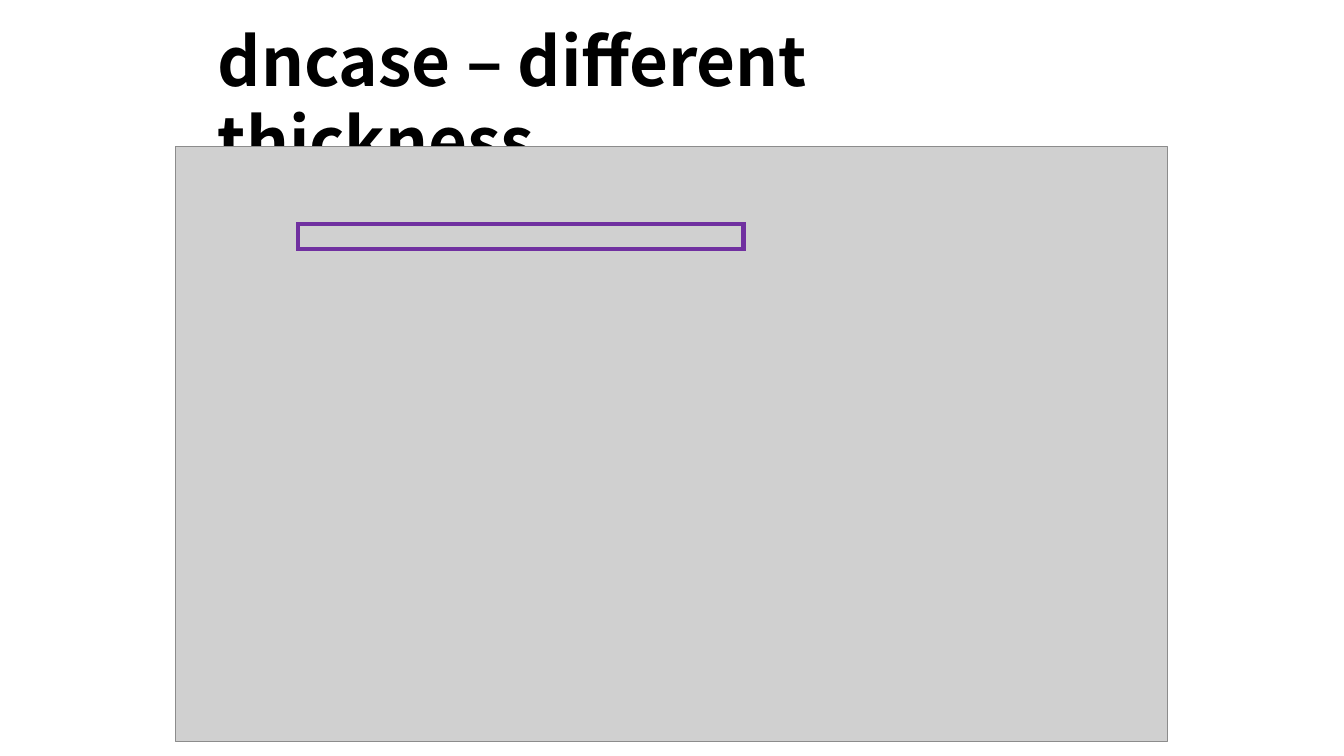
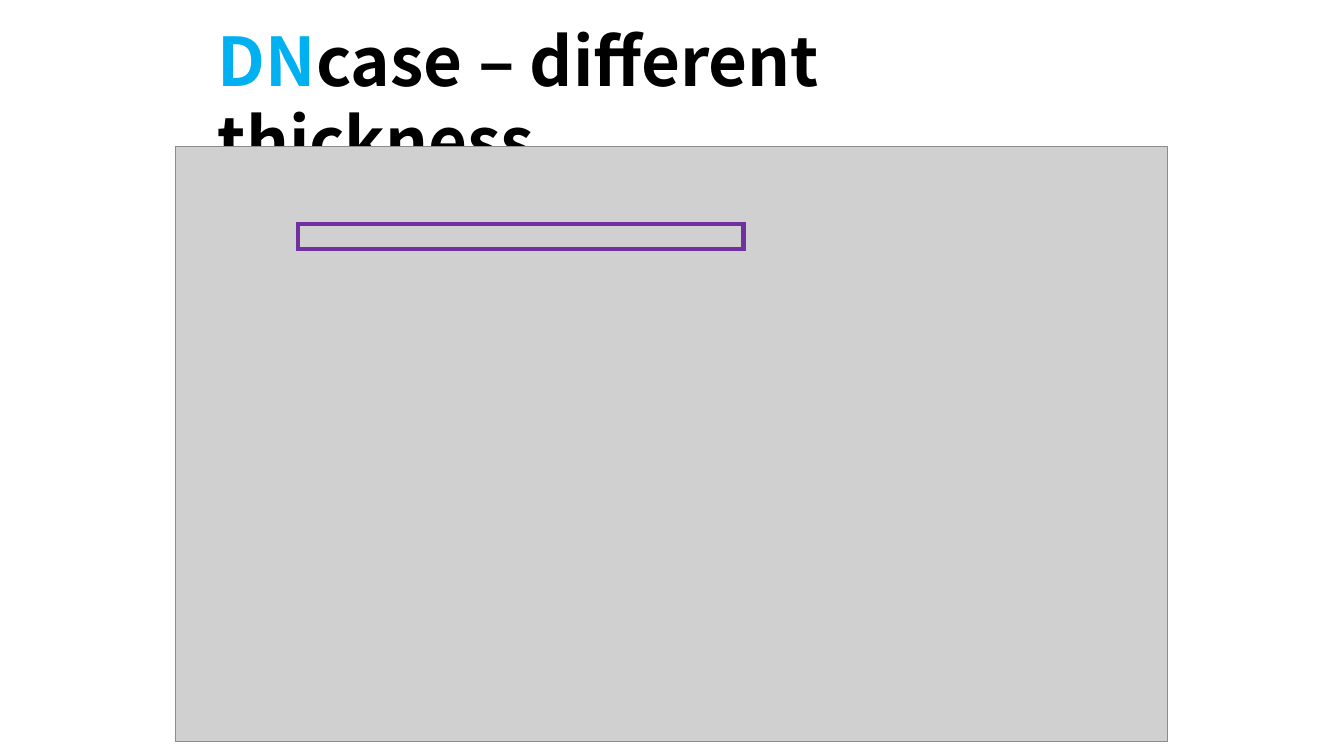
Before and after one commit to ominseo5/robotory_SoftFinger, a slide deck: slide 12 of LabLog.pptx. Drawn at 1344x756 pixels with LibreOffice and Linux fonts; fonts in the diff are those of the drawing; grey boxes stand for pictures. Boxes give left, top, right and bottom in pixels: in the first picture for what was removed or moved away, otherwise in the second. Text is boxed around its words. In the diff, an @@ line names an element or a change of style, - is before the commit and + after.

```diff
--- a/LabLog.pptx
+++ b/LabLog.pptx
@@ text at [218, 31, 819, 147]: text changed @@
-dncase – different thickness
+DNcase – different thickness
```
Also in this commit, not shown: 14 other slides changed, 7 other files.
